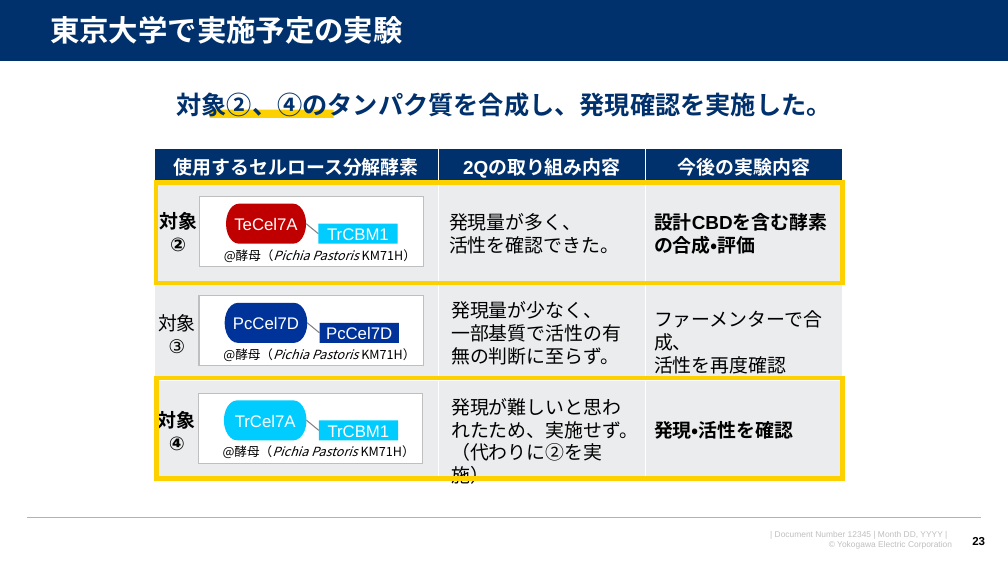
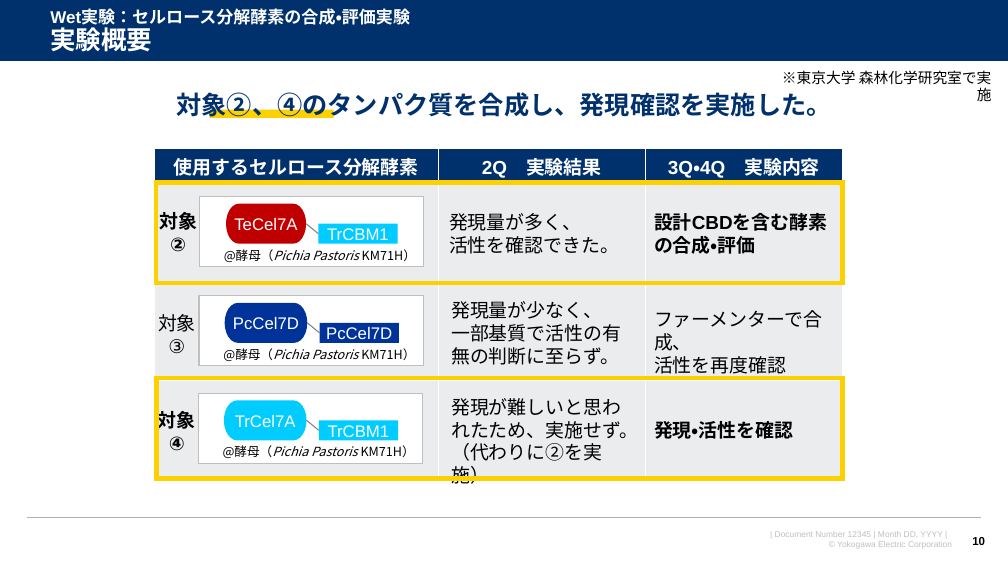
Before and after one commit to watarukumagai-git/denovo, a slide deck: slide 10 of survey_doc/2022年12月度月報_人工酵素設計.pptx (slide 23 before the commit). Drawn at 1008x567 pixels with LibreOffice and Linux fonts; fonts in the diff are those of the drawing; background and template pictures are left out. Boxes give left, top, right and bottom in pixels: in the first picture for what was removed or moved away, otherwise in the second. Text is boxed around its words. In the diff, an @@ line names an element or a change of style, - is before the commit and + after.

```diff
--- a/survey_doc/2022年12月度月報_人工酵素設計.pptx
+++ b/survey_doc/2022年12月度月報_人工酵素設計.pptx
@@ title at box(50, 9, 410, 56): text changed; size 28 to 16.2 pt @@
-東京大学で実施予定の実験
+Wet実験：セルロース分解酵素の合成・評価実験
+実験概要
@@ text added at box(782, 70, 992, 101), 14 pt, text #000000 @@
+※東京大学 森林化学研究室で実施
@@ table at box(154, 149, 842, 477) @@
-row 1, column 2: 2Qの取り組み内容
+row 1, column 2: 2Q 実験結果
-row 1, column 3: 今後の実験内容
+row 1, column 3: 3Q・4Q 実験内容
@@ page number at box(972, 537, 985, 545): text changed @@
-23
+10
```
Also in this commit, not shown: 16 other slides changed, 13 slides removed.
